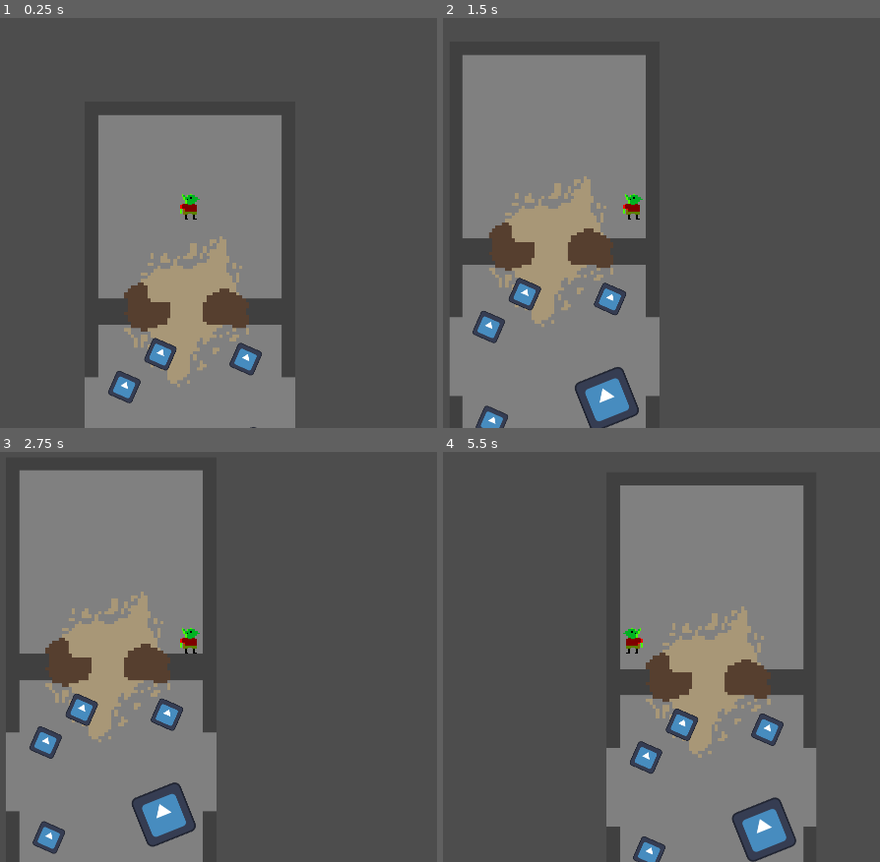
Above: before the commit, frames 1-4 (two rows, left to right).
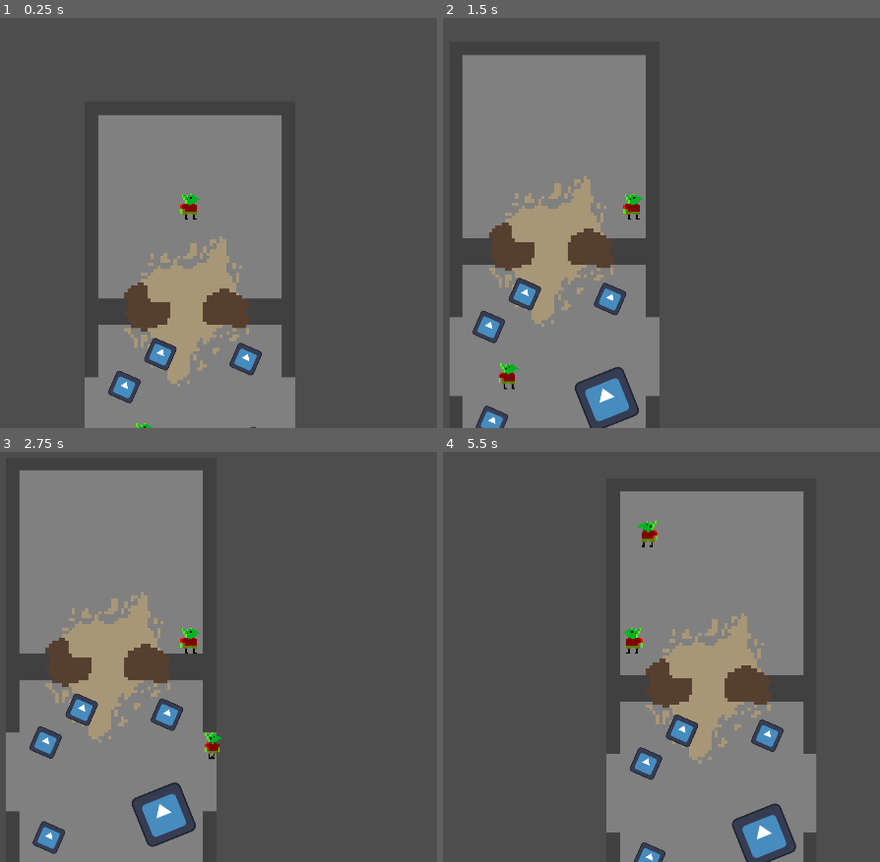
Above: after the commit, the same moments.

Repository: nporposoft/loot-goblin
Game: Godot game, scene res://test_dungeon.tscn
Same seed, same stepped clock (60 frames per second), same inputs: the game is played once before the commit and once after it. The engine's default icon, where the game draws it, is replaced by a stand-in: a white triangle on a blue panel in a dark square.
Inputs (mouse positions are in pixels of both pictures, inside the frame that each line leads up to):
- Up to frame 1 (0.25 s): no input
- Up to frame 2 (1.5 s): tap Enter at 0.5 s; move the mouse to (805, 186) at 0.52 s; hold D (move_right) 0.53-1.28 s; tap Shift (dodge) at 0.6 s; tap Space at 1.25 s; move the mouse to (473, 227) at 1.27 s; hold S (move_down) from 1.28 s (still down); right-click (473, 227) at 1.35 s
- Up to frame 3 (2.75 s): tap Enter at 2 s; move the mouse to (266, 542) at 2.02 s; release S (move_down) at 2.03 s; hold D (move_right) from 2.03 s (still down); click (266, 542) at 2.1 s
- Up to frame 4 (5.5 s): move the mouse to (591, 730) at 2.77 s; release D (move_right) at 2.78 s; hold W (move_up) 2.78-3.53 s; tap Shift (dodge) at 2.85, 5.1 s; move the mouse to (871, 706) at 3.52 s; hold A (move_left) 3.53-5.03 s; right-click (871, 706) at 3.6 s; move the mouse to (outside the picture) at 4.27 s; click (outside the picture) at 4.35 s; move the mouse to (670, 640) at 5.02 s; hold S (move_down) from 5.03 s (still down)

The runs differ from the first frame. In frame 1, less than 0.1% of the frame differs, in the area x 31-35%, y 98-100%; in frame 2, 0.2%; in frame 3, 0.2%; in frame 4, 5.5%, in the area x 37-86%, y 8-100%.

Commit message:
add debug click-to-move goblin

Diff:
--- a/test_dungeon.tscn
+++ b/test_dungeon.tscn
@@ -10,6 +10,7 @@
 [ext_resource type="Texture2D" uid="uid://h2fitiuextwe" path="res://icon.svg" id="7_gsb4j"]
 [ext_resource type="PackedScene" uid="uid://d3u6nyytl22wp" path="res://items/Bucket.tscn" id="8_isiae"]
 [ext_resource type="PackedScene" uid="uid://c1ejvgyrv6nmb" path="res://items/BucketUI.tscn" id="9_isiae"]
+[ext_resource type="Script" uid="uid://nrm5flnhsfxu" path="res://src/debug/character_click_controller.gd" id="12_ure5g"]
 
 [sub_resource type="NavigationPolygon" id="NavigationPolygon_4qov3"]
 source_geometry_mode = 1
@@ -87,6 +88,14 @@
 [node name="PlayerGoblin" parent="World" instance=ExtResource("3_d8tm3")]
 position = Vector2(64, 64)
 
+[node name="ClickToMoveGoblin" parent="World" instance=ExtResource("3_d8tm3")]
+position = Vector2(36, 204)
+
+[node name="CharacterClickController" type="Node" parent="World/ClickToMoveGoblin" node_paths=PackedStringArray("character")]
+script = ExtResource("12_ure5g")
+character = NodePath("..")
+metadata/_custom_type_script = "uid://nrm5flnhsfxu"
+
 [node name="Diamond" parent="World" instance=ExtResource("4_d8tm3")]
 position = Vector2(23.999989, 174)
 rotation = 0.41302407
Not shown: 1 places in test_dungeon.tscn that only renumber resources
